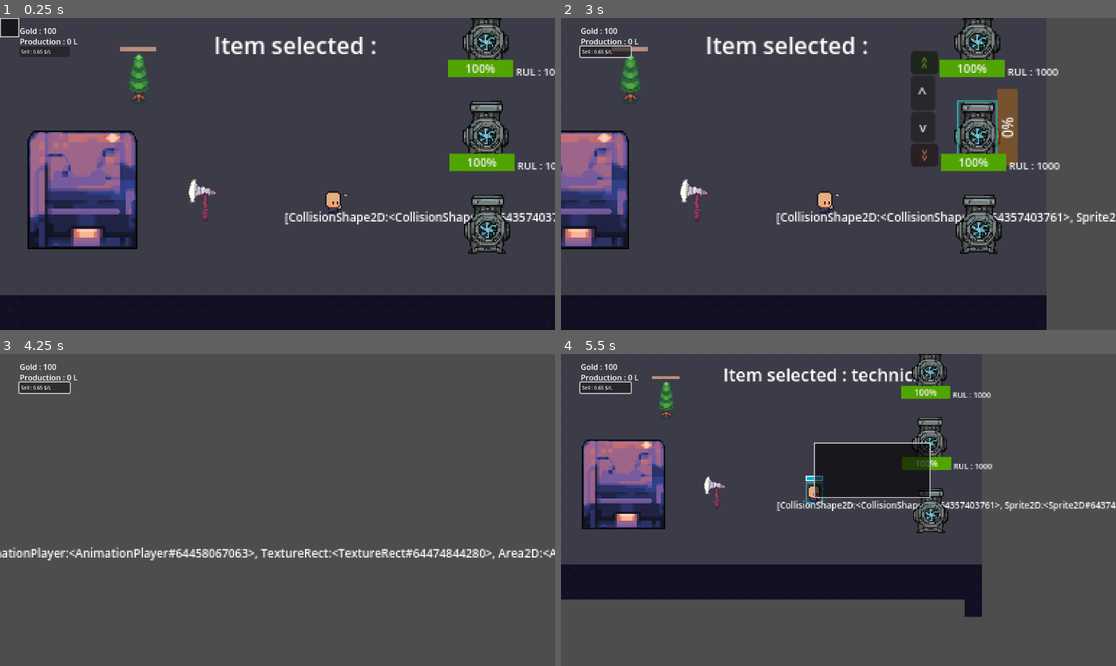
Above: before the commit, frames 1-4 (two rows, left to right).
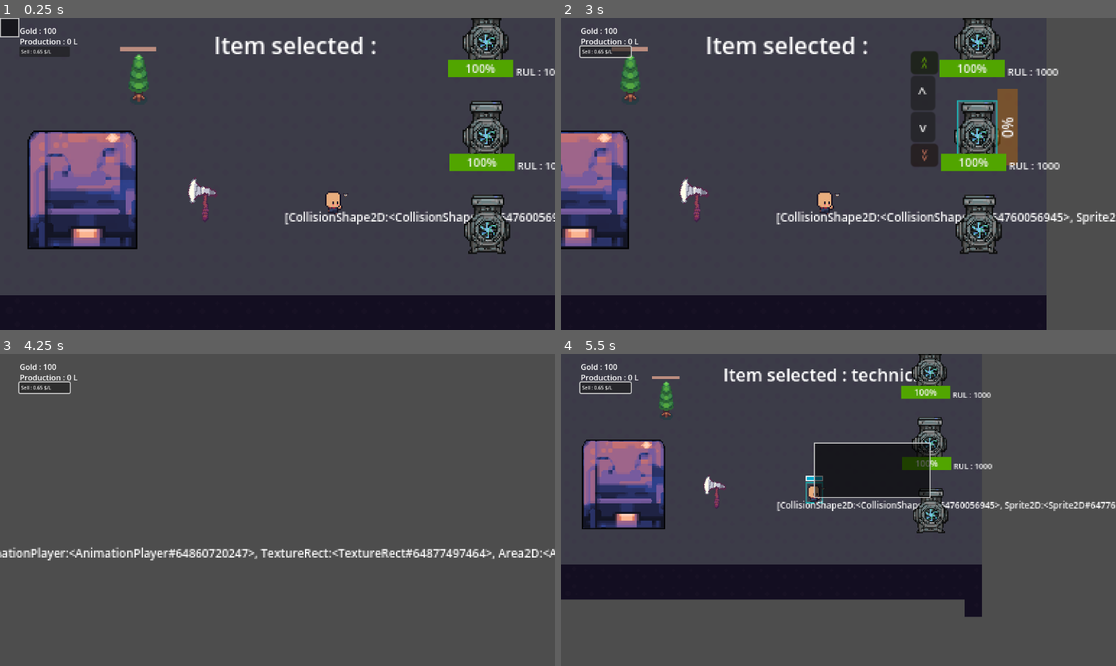
Above: after the commit, the same moments.

Repository: hsn-baqshi/maintenance_game
Game: Godot game, scene res://scenes/world.tscn
Two runs of this game, one before a commit and one after it. Both use one fixed random seed, a clock stepped at 60 frames per second and the inputs below. The project has no main scene, so this scene is started directly. The engine's default icon, where the game draws it, is replaced by a stand-in: a white triangle on a blue panel in a dark square.
Inputs (mouse positions are in pixels of both pictures, inside the frame that each line leads up to):
- Up to frame 1 (0.25 s): no input
- Up to frame 2 (3 s): click "Sell : 0.65 $/L" at 0.5 s; tap Enter at 1.25 s; drag from (644, 189) to (699, 99) at 1.27 s; drag from (605, 174) to (699, 99) at 2.02 s; move the mouse to (1043, 133) at 2.77 s; press the mouse at (1043, 133) at 2.78 s; hold Right (ui_right) from 2.78 s (still down)
- Up to frame 3 (4.25 s): right-click (482, 469) at 3.05 s; release Right (ui_right) at 3.5 s; release the mouse at (482, 469) at 3.5 s; drag from (249, 572) to (111, 463) at 3.52 s
- Up to frame 4 (5.5 s): move the mouse to (1005, 556) at 4.27 s; hold Left (ui_left) 4.28-5 s; hold Right mouse button (RightClick) 4.28-5 s; tap Mouse wheel down (WheelDown) at 4.35 s; drag from (816, 497) to (932, 441) at 5.02 s

The runs differ from the first frame. In frame 1, 0.1% of the frame differs, in the area x 92-100%, y 62-66%; in frame 2, 0.2%; in frame 3, 0.4%, in the area x 34-88%, y 62-66%; in frame 4, 0.1%.

Commit message:
fixed the pick up and dropping mechanism

Diff:
--- /dev/null
+++ b/Scripts/pipe.gd
@@ -0,0 +1,11 @@
+extends StaticBody2D
+
+
+# Called when the node enters the scene tree for the first time.
+func _ready() -> void:
+	pass # Replace with function body.
+
+
+# Called every frame. 'delta' is the elapsed time since the previous frame.
+func _process(delta: float) -> void:
+	pass
--- a/Scripts/shaft.gd
+++ b/Scripts/shaft.gd
@@ -1,4 +1,4 @@
-extends RigidBody2D
+extends StaticBody2D
 
 var building_cursor_icon  = load("res://assets/building_cursor.png")
 var mouseEntered = false
@@ -6,6 +6,8 @@
 var go_pick : bool = false
 var unit_nearby : bool = false
 var new_parent
+@export var coll : CollisionShape2D
+var picked : bool = false
 # Called when the node enters the scene tree for the first time.
 func _ready() -> void:
 	pass # Replace with function body.
@@ -14,20 +16,34 @@
 	if event.is_action_pressed("RightClick"):
 		if pickable :
 			go_pick = true
+			print("go pick is true ")
+		elif !pickable:
+			go_pick = false
+
+func set_picked(val):
+	picked = val
 
 # Called every frame. 'delta' is the elapsed time since the previous frame.
 func _process(delta: float) -> void:
 	if go_pick and unit_nearby:
-		go_pick = false
-		if new_parent :
-			new_parent.add_child(self)
+		set_collision_layer_value(1, true)
+		set_collision_layer_value(2, false)
+		if picked :
+			go_pick = false
+	if !go_pick:
+		set_collision_layer_value(2, true)
+		set_collision_layer_value(1, false)
+
 
 func _on_mouse_entered() -> void:
+	print("is the layer 1 ? : ",get_collision_layer_value(1))
+	print("is the layer 2 ? : ",get_collision_layer_value(2))
 	if Game.unit_selected == "technician" :
 		print("should be YES mouseEntered ", mouseEntered)
 		Input.set_custom_mouse_cursor(building_cursor_icon)
 		pickable = true
 	mouseEntered = true
+
 
 func _on_mouse_exited() -> void:
 	mouseEntered = false
@@ -35,7 +51,6 @@
 	pickable = false
 
 func _on_pickuparea_body_entered(body: Node2D) -> void:
-	if body.is_in_group("unit"):
+	if body.is_in_group("units"):
 		print("technician approached")
 		unit_nearby = true
-		new_parent = body
--- a/Scripts/technician.gd
+++ b/Scripts/technician.gd
@@ -15,7 +15,7 @@
 var is_carrying : bool = false
 @export var slow_speed : int = 20
 var picked_up_object = null
-
+var original_pos : Vector2 = Vector2(0,0)
 @export var drop_button : Button
 func _ready():
 	initial_rank = rank_sprite.size.y
@@ -42,7 +42,7 @@
 
 func _input(event):
 	if event.is_action_pressed("LeftClick"):
-		picked_up_object = null
+		#picked_up_object = null
 		if mouseEntered:
 			set_selected(true)
 		else:
@@ -66,10 +66,11 @@
 		anim.stop()
 
 func _process(delta):
+	if picked_up_object != null:
+		print("the picked up object is : ",picked_up_object.position)
+		print("my location is ",position)
 	chill.text = str(get_children())
 	drop_button.visible = is_carrying
-	if picked_up_object:
-		picked_up_object.position = position
 	if picked_up_object == null:
 		is_carrying=false
 	if is_carrying:
@@ -104,30 +105,41 @@
 			add_child(ok)
 		move_child(ok, 0)
 
-func pick_up_object(object):
+func pick_up_object(object,remove=false):
+	#original_pos = object.position
+	print("character pos is ", position)
+	print("object pos is ",object.position)
 	if picked_up_object == null:
 		picked_up_object = object
 		picked_up_object.get_parent().remove_child(picked_up_object)
 		add_child(picked_up_object)
-		picked_up_object.position = position # Adjust the position relative to the player # Add your code here to handle what happens when the object is picked up
+		print(get_children())
+		picked_up_object.set_picked(true)
+		picked_up_object.position = Vector2(0,0)
+
+	if picked_up_object != null and remove :
+		remove_child(object)
+		get_parent().add_child(object)
+		picked_up_object.set_picked(false)
+		object.global_position = global_position
+		picked_up_object=null
+
 
 func _on_area_2d_body_entered(body: Node2D) -> void:
 	if body.is_in_group("spare"):
+		#body.position = position
 		pick_up_object(body)
-		#speed = slow_speed
 		print("I found a spare")
-		#picked_up_object = body
 		is_carrying = true
 
 
 func _on_area_2d_body_exited(body: Node2D) -> void:
 	if body.is_in_group("spare"):
 		pass
-		#picked_up_object = null
+
 
 
 func _on_drop_item_button_down() -> void:
 	set_selected(true)
-	picked_up_object = null
+	pick_up_object(picked_up_object,true)
 	is_carrying=false
-	print(is_carrying)
--- /dev/null
+++ b/scenes/pipe.tscn
@@ -0,0 +1,34 @@
+[gd_scene load_steps=6 format=3 uid="uid://drsn7mgoevtyq"]
+
+[ext_resource type="Texture2D" uid="uid://deij0gnfkvgsn" path="res://assets/PIPE.png" id="1_23htl"]
+[ext_resource type="Script" path="res://Scripts/pipe.gd" id="1_w5s61"]
+
+[sub_resource type="RectangleShape2D" id="RectangleShape2D_txgeg"]
+size = Vector2(20, 40)
+
+[sub_resource type="RectangleShape2D" id="RectangleShape2D_40it3"]
+size = Vector2(24, 11)
+
+[sub_resource type="RectangleShape2D" id="RectangleShape2D_wxj27"]
+size = Vector2(24, 13)
+
+[node name="pipe" type="StaticBody2D"]
+script = ExtResource("1_w5s61")
+
+[node name="CollisionShape2D" type="CollisionShape2D" parent="."]
+shape = SubResource("RectangleShape2D_txgeg")
+
+[node name="Sprite2D" type="Sprite2D" parent="."]
+texture = ExtResource("1_23htl")
+
+[node name="inlet" type="Area2D" parent="." groups=["inlet"]]
+
+[node name="CollisionShape2D" type="CollisionShape2D" parent="inlet"]
+position = Vector2(0, 14.5)
+shape = SubResource("RectangleShape2D_40it3")
+
+[node name="outlet" type="Area2D" parent="." groups=["outlet"]]
+
+[node name="CollisionShape2D" type="CollisionShape2D" parent="outlet"]
+position = Vector2(0, -13.5)
+shape = SubResource("RectangleShape2D_wxj27")
--- a/scenes/shaft.tscn
+++ b/scenes/shaft.tscn
@@ -7,14 +7,14 @@
 size = Vector2(6, 26)
 
 [sub_resource type="RectangleShape2D" id="RectangleShape2D_1v7ov"]
-size = Vector2(25, 35)
+size = Vector2(24, 37)
 
-[node name="shaft" type="RigidBody2D" groups=["spare"]]
+[node name="shaft" type="StaticBody2D" node_paths=PackedStringArray("coll") groups=["spare"]]
+collision_layer = 2
 collision_mask = 2
 input_pickable = true
-mass = 0.001
-gravity_scale = 0.0
 script = ExtResource("1_5am1s")
+coll = NodePath("CollisionShape2D")
 
 [node name="CollisionShape2D" type="CollisionShape2D" parent="."]
 position = Vector2(1, 4)
@@ -27,7 +27,7 @@
 [node name="pickuparea" type="Area2D" parent="."]
 
 [node name="CollisionShape2D" type="CollisionShape2D" parent="pickuparea"]
-position = Vector2(-0.5, 2.5)
+position = Vector2(0, 3.5)
 shape = SubResource("RectangleShape2D_1v7ov")
 debug_color = Color(0.65765, 0.51428, 0, 0.247059)
 
Binary file added: assets/PIPE.png
Not shown, added: assets/PIPE.png.import
